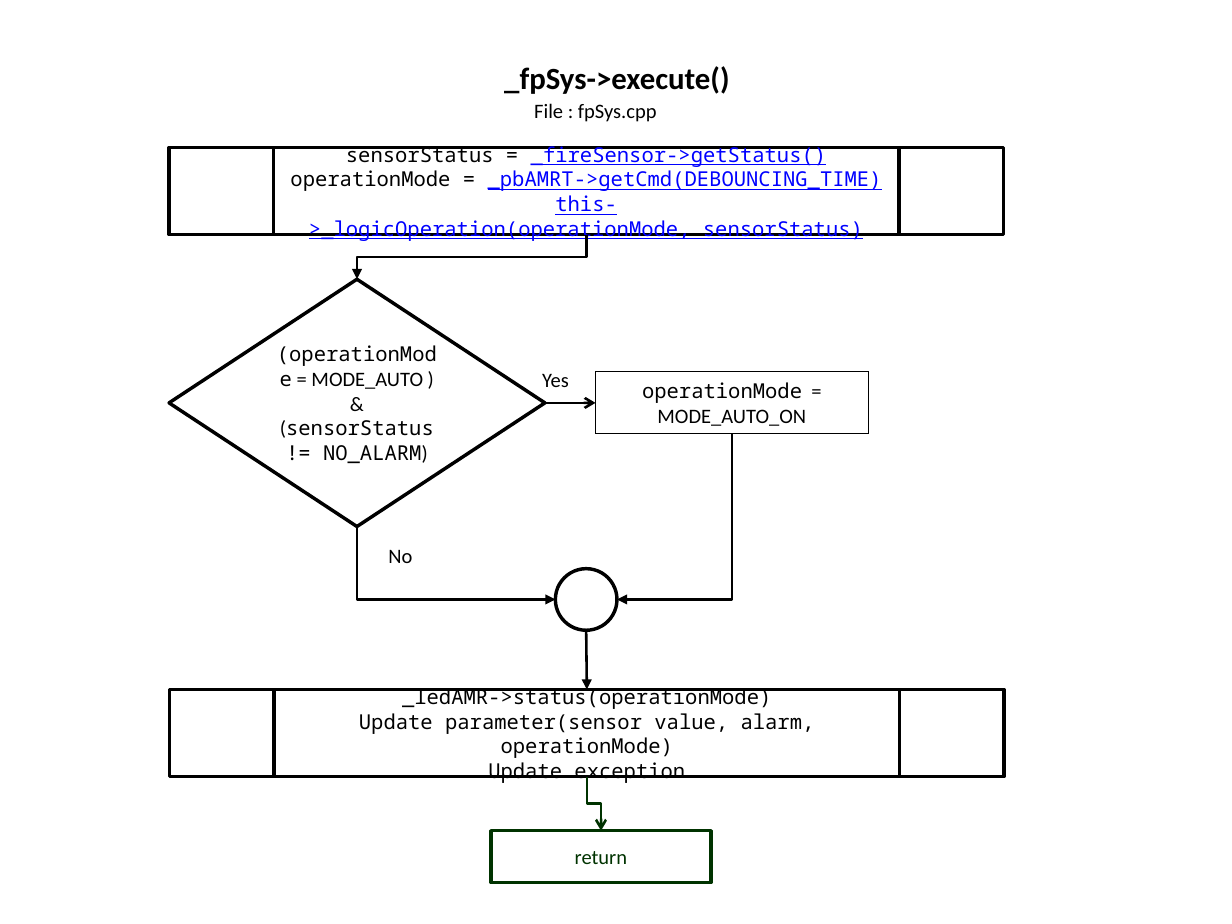
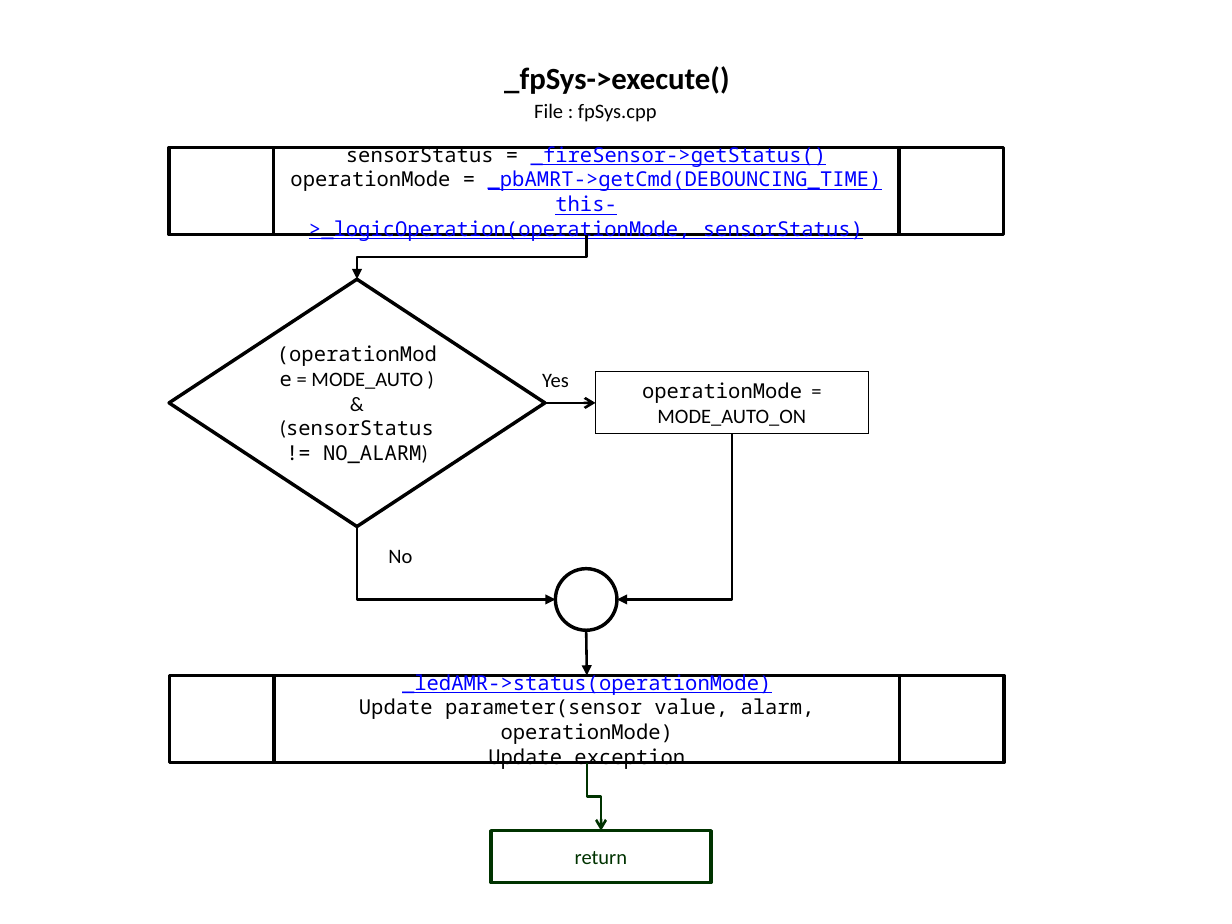
Before and after one commit to slametsampon/WFPS, a slide deck: slide 6 of resources/WFPS.pptx. Drawn at 1232x924 pixels with LibreOffice and Linux fonts; fonts in the diff are those of the drawing; background and template pictures are left out. Boxes give left, top, right and bottom in pixels: in the first picture for what was removed or moved away, otherwise in the second. Text is boxed around its words. In the diff, an @@ line names an element or a change of style, - is before the commit and + after.

```diff
--- a/resources/WFPS.pptx
+++ b/resources/WFPS.pptx
@@ arrow moved from (586, 631) - (586, 690) to (586, 631) - (586, 675) @@
@@ flow chart predefined process "_ledAMR->status(operationMode)": place and size @@
-flow chart predefined process "_ledAMR->status(operationMode)" at (170,690,1004,777)
+flow chart predefined process "_ledAMR->status(operationMode)" at (170,675,1004,763)
@@ text in flow chart predefined process at (402,670,771,695): text colour #000000 to #0000FF, underline on in "_ledAMR->status(operationMode)" @@
@@ elbow arrow moved from (586, 776) - (601, 830) to (586, 763) - (601, 830) @@
```
Also in this commit, not shown: 14 other slides changed.
